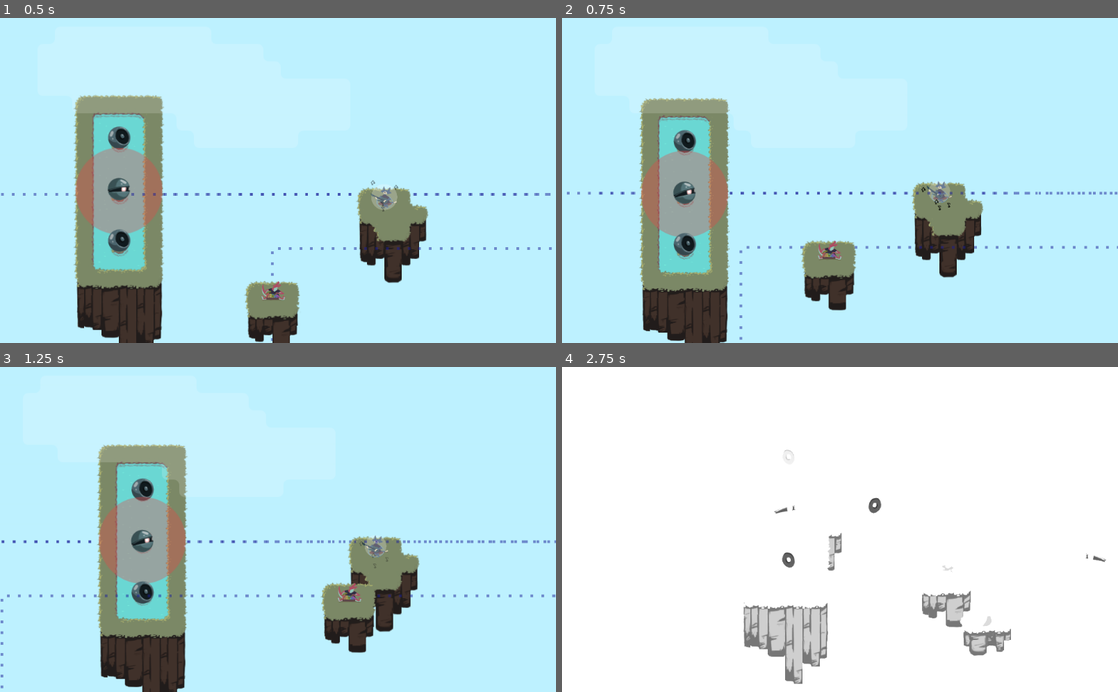
Above: before the commit, frames 1-4 (two rows, left to right).
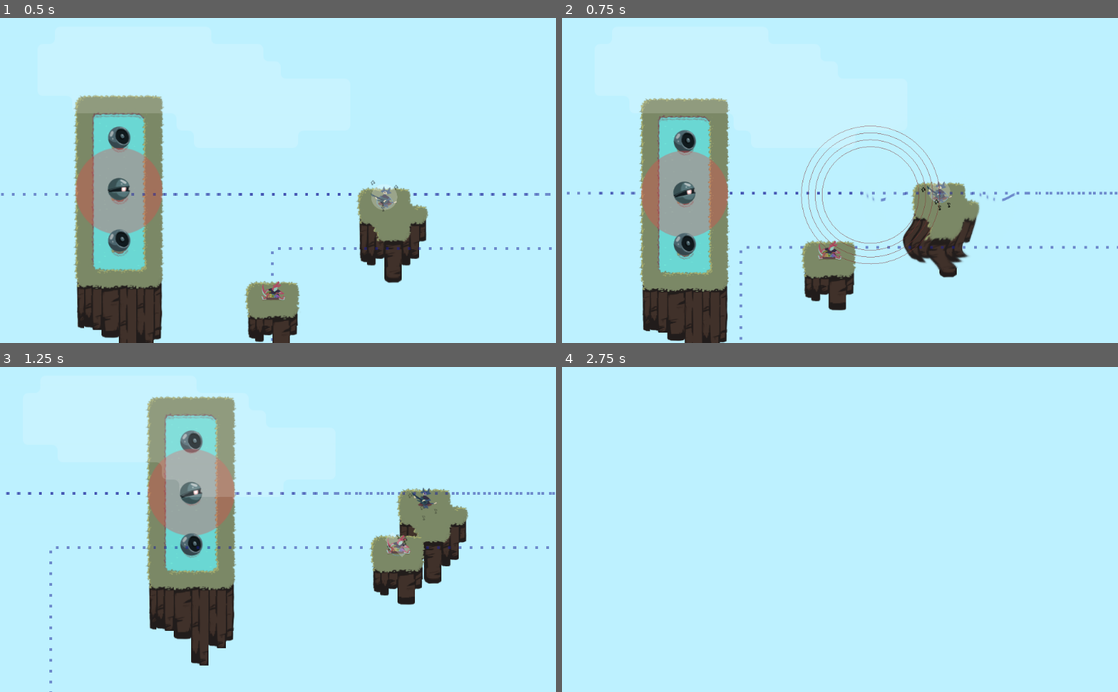
Above: after the commit, the same moments.

Repository: uspgamedev/skyjammers
Game: Godot game, scene res://stages/stage05.tscn
Same seed, same stepped clock (60 frames per second), same inputs: the game is played once before the commit and once after it. This scene is started directly instead of the project's main scene. Sound files missing from this copy of the repository are replaced by a short silence.
Inputs:
- Up to frame 1 (0.5 s): no input
- Up to frame 2 (0.75 s): hold Space (action_play) from 0.53 s (still down)
- Up to frame 3 (1.25 s): keep holding Space (action_play)
- Up to frame 4 (2.75 s): release Space (action_play) at 1.28 s; tap Space (action_play) at 1.35 s; hold Space (action_play) from 2.03 s (still down)

Frame 1 is identical in both runs. In frame 2, 1.6% of the frame differs, in the area x 43-82%, y 33-78%; in frame 3, 26%; in frame 4, 100%, in the area x 0-100%, y 0-100%.
Error after the commit: Invalid call. Nonexistent function 'instance' in base 'Nil'. (res://progress/progress.gd:32)

Commit message:
Standard pulses in Stage05 and Stage07

Diff:
--- a/game/stages/stage05.tscn
+++ b/game/stages/stage05.tscn
@@ -45,7 +45,7 @@
 }
 _sections_unfolded = [ "Resource" ]
 
-[node name="Stage" index="0" instance=ExtResource( 1 )]
+[node name="Stage" instance=ExtResource( 1 )]
 
 initial_bard_path = NodePath("Instruments/Initial/PathFollow2D/Island/Bass2")
 
@@ -85,6 +85,7 @@
 
 [node name="Initial" parent="Instruments" index="1" instance=ExtResource( 2 )]
 
+editor/display_folded = true
 position = Vector2( 0, 70 )
 curve = SubResource( 2 )
 _sections_unfolded = [ "Transform" ]
@@ -92,7 +93,6 @@
 
 [node name="PathFollow2D" parent="Instruments/Initial" index="0"]
 
-editor/display_folded = true
 position = Vector2( 250, 0 )
 
 [node name="Island" parent="Instruments/Initial/PathFollow2D" index="0" instance=ExtResource( 3 )]
@@ -102,8 +102,8 @@
 
 [node name="Bass2" parent="Instruments/Initial/PathFollow2D/Island" index="0" instance=ExtResource( 6 )]
 
-growth = 15.0
-duration = 0.1
+growth = 30.0
+duration = 0.5
 
 [node name="Under" parent="Instruments/Initial/PathFollow2D/Island" index="1"]
 
@@ -132,6 +132,9 @@
 
 [node name="Xylophone" parent="Instruments/2/PathFollow2D/Island" index="2" instance=ExtResource( 7 )]
 
+growth = 15.0
+duration = 0.5
+
 [node name="SoundWaveShape" parent="Instruments/2/PathFollow2D/Island/Xylophone" index="4"]
 
 rotation = 0.785398
@@ -150,6 +153,7 @@
 
 [node name="3" parent="Instruments" index="5" instance=ExtResource( 2 )]
 
+editor/display_folded = true
 curve = SubResource( 4 )
 _sections_unfolded = [ "Transform" ]
 speed = 0.22
@@ -169,6 +173,8 @@
 [node name="Theremin" parent="Instruments/3/PathFollow2D/Island" index="2" instance=ExtResource( 8 )]
 
 position = Vector2( 0, -8 )
+growth = 15.0
+duration = 0.5
 
 [node name="Island" parent="Instruments" index="6" instance=ExtResource( 3 )]
 
@@ -184,19 +190,21 @@
 [node name="Gameboy" parent="Instruments/Island" index="2" instance=ExtResource( 9 )]
 
 position = Vector2( 15, 0 )
+growth = 15.0
+duration = 0.5
 
 [node name="Goal" parent="Instruments/Island" index="3" instance=ExtResource( 10 )]
 
 position = Vector2( 135, -25 )
 _sections_unfolded = [ "Transform" ]
 
-[node name="Camera2D" parent="." index="2"]
-
-editor/display_folded = true
-
 [node name="Cloud" parent="CanvasLayer" index="0"]
 
 position = Vector2( -1320, 10 )
+
+[node name="Camera2D" parent="." index="6"]
+
+editor/display_folded = true
 
 
 [editable path="Instruments/Chasers"]
--- a/game/stages/stage07.tscn
+++ b/game/stages/stage07.tscn
@@ -5,10 +5,10 @@
 [ext_resource path="res://Instruments/Bass/Bass.tscn" type="PackedScene" id=3]
 [ext_resource path="res://Sentinels/Watcher/watcher.tscn" type="PackedScene" id=4]
 [ext_resource path="res://Instruments/GameBoy/Gameboy.tscn" type="PackedScene" id=5]
-[ext_resource path="res://Instruments/Theremin/Theremin.tscn" type="PackedScene" id=6]
-[ext_resource path="res://Sentinels/Sentinel.tscn" type="PackedScene" id=7]
-[ext_resource path="res://Movement/PathManager.tscn" type="PackedScene" id=8]
-[ext_resource path="res://Instruments/Xylophone/Xylophone.tscn" type="PackedScene" id=9]
+[ext_resource path="res://Movement/PathManager.tscn" type="PackedScene" id=6]
+[ext_resource path="res://Instruments/Xylophone/Xylophone.tscn" type="PackedScene" id=7]
+[ext_resource path="res://Instruments/Theremin/Theremin.tscn" type="PackedScene" id=8]
+[ext_resource path="res://Sentinels/Sentinel.tscn" type="PackedScene" id=9]
 [ext_resource path="res://goal/Goal.tscn" type="PackedScene" id=10]
 
 [sub_resource type="Curve2D" id=1]
@@ -38,7 +38,8 @@
 
 [node name="Bass" parent="Instruments/Island" index="0" instance=ExtResource( 3 )]
 
-duration = 0.4
+growth = 15.0
+duration = 0.5
 
 [node name="Under" parent="Instruments/Island" index="1"]
 
@@ -46,6 +47,7 @@
 
 [node name="Island2" parent="Instruments" index="1" instance=ExtResource( 2 )]
 
+editor/display_folded = true
 tile_data = PoolIntArray( 65546, 107, 0, 65547, 107, 0, 131082, 107, 0, 131083, 107, 0, 196618, 107, 0, 196619, 107, 0 )
 
 [node name="Sentinel" parent="Instruments/Island2" index="0" instance=ExtResource( 4 )]
@@ -54,34 +56,20 @@
 
 [node name="Island3" parent="Instruments" index="2" instance=ExtResource( 2 )]
 
+editor/display_folded = true
 tile_data = PoolIntArray( -458743, 22, 0, -458742, 22, 0, -458741, 22, 0, -393207, 0, 0, -393206, 1, 0, -393205, 3, 0, -327671, 12, 0, -327670, 19, 0, -327669, 11, 0, -262134, 12, 0, -262133, 15, 0 )
 
 [node name="Gameboy" parent="Instruments/Island3" index="0" instance=ExtResource( 5 )]
 
 position = Vector2( 350, -140 )
+growth = 30.0
+duration = 1.0
 
 [node name="Under" parent="Instruments/Island3" index="1"]
 
 tile_data = PoolIntArray( -393207, 22, 0, -393206, 22, 0, -327671, 64, 0, -327670, 102, 0, -262135, 68, 0, -262134, 69, 0, -262133, 91, 0, -196598, 92, 0, -196597, 92, 0 )
 
-[node name="Island4" parent="Instruments" index="3" instance=ExtResource( 2 )]
-
-editor/display_folded = true
-tile_data = PoolIntArray( -393206, 72, 0, -65519, 0, 0, -65518, 1, 0, -65517, 2, 0, -65516, 3, 0, 17, 12, 0, 18, 19, 0, 19, 6, 0, 20, 11, 0, 65554, 8, 0, 65555, 6, 0, 65556, 7, 0, 131090, 12, 0, 131091, 14, 0, 131092, 15, 0 )
-
-[node name="Theremin" parent="Instruments/Island4" index="0" instance=ExtResource( 6 )]
-
-position = Vector2( 620, 60 )
-
-[node name="Sentinel" parent="Instruments/Island4" index="1" instance=ExtResource( 7 )]
-
-position = Vector2( 590, -10 )
-
-[node name="Under" parent="Instruments/Island4" index="2"]
-
-tile_data = PoolIntArray( -393206, 72, 0, 17, 96, 0, 18, 98, 0, 65553, 100, 0, 65554, 102, 0, 131090, 102, 0, 131091, 97, 0, 131092, 99, 0, 196626, 106, 0, 196627, 101, 0, 196628, 103, 0, 262163, 105, 0 )
-
-[node name="Path2D" parent="Instruments" index="4" instance=ExtResource( 8 )]
+[node name="Path2D" parent="Instruments" index="3" instance=ExtResource( 6 )]
 
 editor/display_folded = true
 curve = SubResource( 1 )
@@ -97,14 +85,34 @@
 tile_data = PoolIntArray( -2, 0, 0, -1, 1, 0, -65536, 2, 0, -65535, 3, 0, 65534, 12, 0, 65535, 19, 0, 0, 6, 0, 1, 28, 0, 2, 3, 0, 131071, 12, 0, 65536, 17, 0, 65537, 14, 0, 65538, 15, 0 )
 _sections_unfolded = [ "Cell", "Transform" ]
 
-[node name="Xylophone" parent="Instruments/Path2D/PathFollow2D/Island" index="0" instance=ExtResource( 9 )]
+[node name="Xylophone" parent="Instruments/Path2D/PathFollow2D/Island" index="0" instance=ExtResource( 7 )]
 
 position = Vector2( 0, -6 )
+growth = 30.0
 duration = 1.0
 
 [node name="Under" parent="Instruments/Path2D/PathFollow2D/Island" index="1"]
 
 tile_data = PoolIntArray( 65534, 64, 0, 65535, 66, 0, 131070, 68, 0, 131071, 70, 0, 65536, 65, 0, 65537, 66, 0, 65538, 67, 0, 131072, 69, 0, 131073, 70, 0, 131074, 71, 0 )
+
+[node name="Island4" parent="Instruments" index="4" instance=ExtResource( 2 )]
+
+editor/display_folded = true
+tile_data = PoolIntArray( -393206, 72, 0, -65519, 0, 0, -65518, 1, 0, -65517, 2, 0, -65516, 3, 0, 17, 12, 0, 18, 19, 0, 19, 6, 0, 20, 11, 0, 65554, 8, 0, 65555, 6, 0, 65556, 7, 0, 131090, 12, 0, 131091, 14, 0, 131092, 15, 0 )
+
+[node name="Theremin" parent="Instruments/Island4" index="0" instance=ExtResource( 8 )]
+
+position = Vector2( 620, 60 )
+growth = 15.0
+duration = 0.5
+
+[node name="Sentinel" parent="Instruments/Island4" index="1" instance=ExtResource( 9 )]
+
+position = Vector2( 590, -10 )
+
+[node name="Under" parent="Instruments/Island4" index="2"]
+
+tile_data = PoolIntArray( -393206, 72, 0, 17, 96, 0, 18, 98, 0, 65553, 100, 0, 65554, 102, 0, 131090, 102, 0, 131091, 97, 0, 131092, 99, 0, 196626, 106, 0, 196627, 101, 0, 196628, 103, 0, 262163, 105, 0 )
 
 [node name="Island5" parent="Instruments" index="5" instance=ExtResource( 2 )]
 
@@ -119,10 +127,11 @@
 
 tile_data = PoolIntArray( 131094, 64, 0, 131095, 65, 0, 131096, 66, 0, 131097, 78, 0, 131098, 77, 0, 131099, 78, 0, 131 …(226 unchanged characters)…
 
-[node name="Path2D2" parent="Instruments" index="6" instance=ExtResource( 8 )]
+[node name="Path2D2" parent="Instruments" index="6" instance=ExtResource( 6 )]
 
 editor/display_folded = true
 curve = SubResource( 2 )
+_sections_unfolded = [ "Z Index" ]
 speed = 0.5
 
 [node name="PathFollow2D" parent="Instruments/Path2D2" index="0"]
@@ -135,22 +144,23 @@
 
 [node name="Bass" parent="Instruments/Path2D2/PathFollow2D/Island" index="0" instance=ExtResource( 3 )]
 
-duration = 0.6
+growth = 30.0
+duration = 1.0
 
 [node name="Under" parent="Instruments/Path2D2/PathFollow2D/Island" index="1"]
 
 tile_data = PoolIntArray( 131070, 64, 0, 131071, 65, 0, 65536, 67, 0, 196606, 68, 0, 196607, 69, 0, 131072, 71, 0 )
 
-[node name="CanvasLayer2" parent="." index="6"]
+[node name="CanvasLayer2" parent="." index="5"]
 
 editor/display_folded = true
 
 
 [editable path="Instruments/Island"]
 [editable path="Instruments/Island3"]
-[editable path="Instruments/Island4"]
 [editable path="Instruments/Path2D"]
 [editable path="Instruments/Path2D/PathFollow2D/Island"]
+[editable path="Instruments/Island4"]
 [editable path="Instruments/Island5"]
 [editable path="Instruments/Path2D2"]
 [editable path="Instruments/Path2D2/PathFollow2D/Island"]
